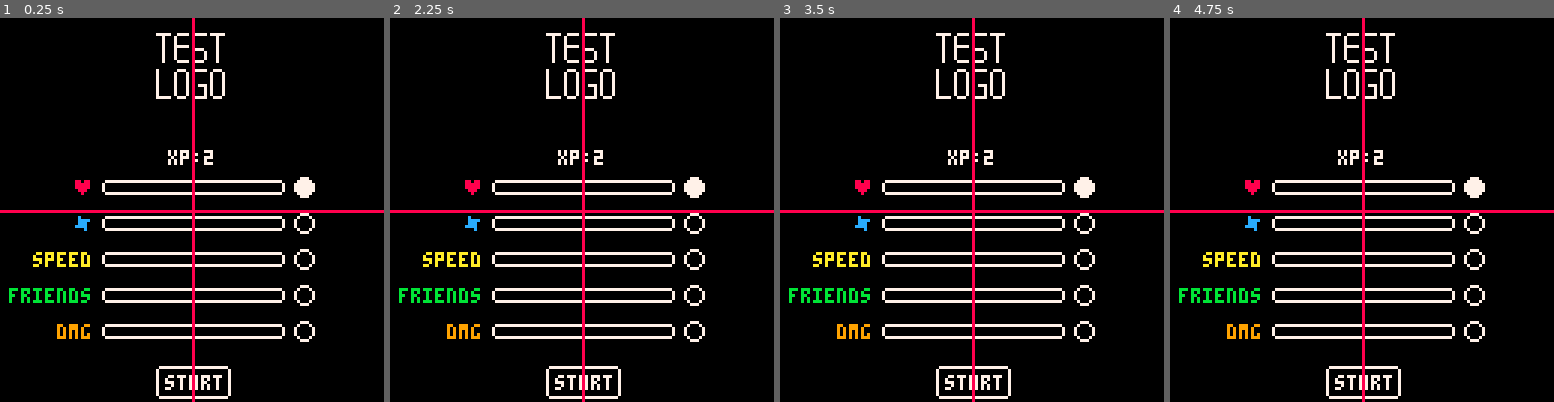
Above: before the commit, frames 1-4 (left to right).
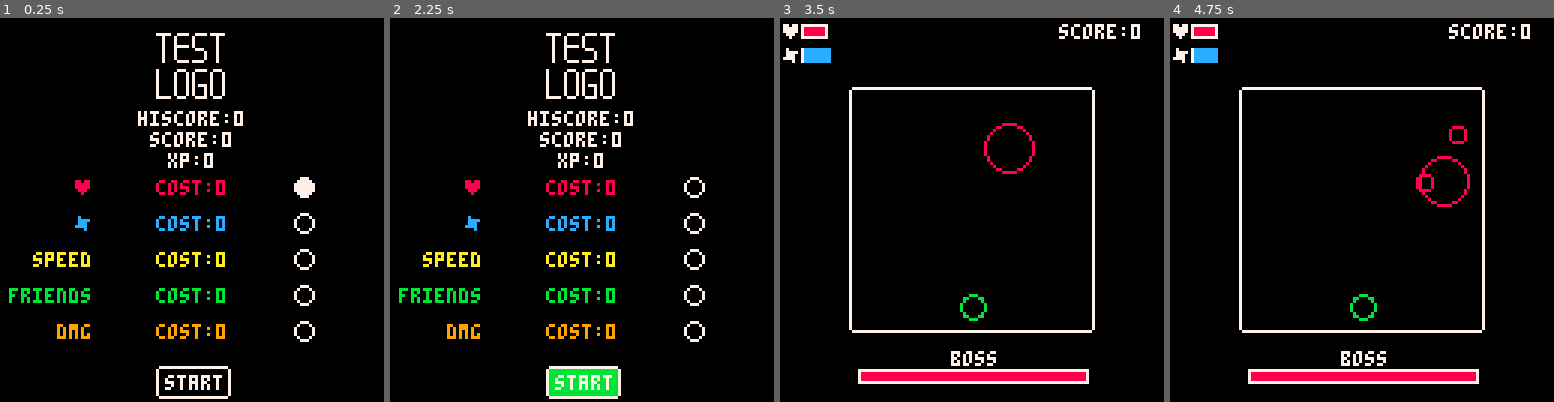
Above: after the commit, the same moments.

Repository: Aethari/Carts
Game: PICO-8 cartridge souls.p8
Two runs of this game, one before a commit and one after it. Both use one fixed random seed, a clock stepped at 60 frames per second and the inputs below.
Inputs:
- Up to frame 1 (0.25 s): no input
- Up to frame 2 (2.25 s): tap X (X key) at 0.33, 1.07, 1.85 s; tap O (Z key) at 0.7, 1.7, 2.1 s; hold Right 1.6-2.1 s; hold Up from 2.15 s (still down)
- Up to frame 3 (3.5 s): release Up at 2.42 s; hold Right 2.47-3.03 s; tap O (Z key) at 2.5, 2.9, 3.3 s; tap X (X key) at 2.97 s; hold Left from 3.08 s (still down)
- Up to frame 4 (4.75 s): release Left at 3.58 s; hold Down 3.63-3.97 s; tap O (Z key) at 3.7, 4.1, 4.5 s; hold Right 4.02-4.68 s; tap X (X key) at 4.08 s; hold Up from 4.73 s (still down)

The runs differ from the first frame. In frame 1, 7.1% of the frame differs, in the area x 0-100%, y 0-100%; in frame 2, 8.1%; in frame 3, 14%; in frame 4, 14%.

Commit message:
souls.p8: Added saving/loading + xp system

Diff:
--- a/souls.p8
+++ b/souls.p8
@@ -6,21 +6,11 @@
 
 --[[
 todo:
-- add a timer (5s countdown?)
-  before anything can update
-  in the _update function
-- find a way to telegraph which
-  attack will be used (draw in
-  gray several frames before
-  turning red)?
 - make a "quit run" menu item
   which takes the player back
   to the main menu
 - add a screen shake when the
   player is hit
-- make the player's inv bar
-  (when they get hit) go
-  backwards instead of forwards
 
 other notes:
 - for boss damage, just check
@@ -32,6 +22,13 @@
   regain health
 - remove the corners on the
   bars?
+- find a way to telegraph which
+  attack will be used (draw in
+  gray several frames before
+  turning red)?
+- make the player's inv bar
+  (when they get hit) go
+  backwards instead of forwards
 ]]
 
 -- general functions
@@ -47,6 +44,80 @@
 -- between l and h
 function randr(l,h)
 	return flr(rnd(h-l))+l
+end
+
+-- saving/loading
+function save()
+	dset(0,p.hiscore)
+	dset(1,p.xp)
+
+	dset(2,p.maxspeed)
+	dset(3,p.mhp)
+	dset(4,p.mst)
+	dset(5,p.fc)
+	dset(6,p.dmg)
+
+	dset(7,p.hpcost)
+	dset(8,p.stcost)
+	dset(9,p.spdcost)
+	dset(10,p.fccost)
+	dset(11,p.dmgcost)
+end
+
+function load()
+	p.hiscore = dget(0)
+	p.xp = dget(1)
+
+	p.maxspeed = dget(2)
+	p.mhp = dget(3)
+	p.mst = dget(4)
+	p.fc = dget(5)
+	p.dmg = dget(6)
+
+	p.hpcost = dget(7)
+	p.stcost = dget(8)
+	p.spdcost = dget(9)
+	p.fccost = dget(10)
+	p.dmgcost = dget(11)
+end
+
+-- formats all save data
+function format()
+	for i = 0, 63 do
+		-- costs
+		if i >= 7 and i <= 11 then
+			dset(i,2)
+		else
+			dset(i,0)
+		end
+	end
+	dset(1,2)
+	dset(2,.8)
+	dset(3,15)
+	dset(4,10)
+	dset(5,3)
+	dset(6,3)
+
+	load()
+
+	m.u = true
+	m.d = true
+end
+
+-- go back to the menu
+function quit()
+	p.score -= 25
+
+	if p.score > p.hiscore then
+		p.hiscore = p.score
+	end
+
+	p.xp += p.score/2
+
+	save()
+
+	m.u = true
+	m.d = true
 end
 
 -- instance management
@@ -143,6 +214,8 @@
 	dx = 0,
 	dy = 0,
 
+	hiscore = 0,
+	score = 0,
 	xp = 2,
 
 	col = 11,
@@ -164,12 +237,20 @@
 	-- friend count
 	fc = 3,
 
-	dmg = 5
+	dmg = 3,
+
+	-- costs to level up stats
+	hpcost = 2,
+	stcost = 2,
+	spdcost = 2,
+	fccost = 2,
+	dmgcost = 2
 }
 
 -- when the player is hit
 function p.hit()
 	p.hp -= 1
+	p.score -= 2
 
 	-- provide 2 seconds of
 	-- invincibility
@@ -192,6 +273,18 @@
 end
 
 function p.death()
+	p.score -= 25
+
+	if p.score > p.hiscore then
+		p.hiscore = p.score
+	end
+
+	p.xp += p.score/2
+
+	save()
+
+	m.u = true
+	m.d = true
 end
 
 function p.draw()
@@ -347,6 +440,18 @@
 }
 
 function b.death()
+	p.score += 100
+
+	if p.score > p.hiscore then
+		p.score = p.hiscore
+	end
+
+	p.xp += p.score/2
+
+	save()
+
+	m.u = true
+	m.d = true
 end
 
 function b.draw()
@@ -406,7 +511,7 @@
 			b.atk = false
 			b.atktimer = 0
 		elseif rand < .5 then
-			b.timermax = 64
+			b.timermax = 72
 
 			b.atkpos = randr(
 				p.y-16,
@@ -419,7 +524,7 @@
 			b.atk = false
 			b.atktimer = 0
 		elseif rand < .7 then
-			b.timermax = 64
+			b.timermax = 72
 
 			b.atkpos = randr(
 				p.y-16,
@@ -437,7 +542,7 @@
 			b.atk = false
 			b.atktimer = 0
 		elseif rand < .9 then
-			b.timermax = 64
+			b.timermax = 72
 			local cnt = randr(2,4)
 
 			lasers = {}
@@ -455,7 +560,7 @@
 			b.atk = false
 			b.atktimer = 0
 		elseif rand < 1 then
-			b.timermax = 64
+			b.timermax = 72
 
 			local cnt = randr(1,3)
 
@@ -537,6 +642,7 @@
 					b.col = 5
 					b.invtimer = 0
 					b.runinvtimer = true
+					p.score += 4
 					break
 				end
 				if hit then break end
@@ -563,23 +669,54 @@
 	if btnp(2) then
 		if m.pos > 1 then
 			m.pos -= 1
+		else
+			m.pos = m.itemcount
 		end
 	elseif btnp(3) then
 		if m.pos < m.itemcount then
 			m.pos += 1
+		else
+			m.pos = 1
 		end
 	end
 
 	-- select
 	if btnp(4) or btnp(5) then
 		if m.pos == 1 then
+			if p.xp >= p.hpcost then
+				p.mhp += 1
+				p.xp -= p.hpcost
+				p.hpcost *= 1.5
+			end
 		elseif m.pos == 2 then
+			if p.xp >= p.stcost then
+				p.mst += 1
+				p.xp -= p.stcost
+				p.stcost *= 1.5
+			end
 		elseif m.pos == 3 then
+			if p.xp >= p.spdcost then
+				p.maxspeed += .05
+				p.xp -= p.spdcost
+				p.spdcost *= 1.5
+			end
 		elseif m.pos == 4 then
+			if p.xp >= p.fccost then
+				p.fc += 1
+				p.xp -= p.fccost
+				p.fccost *= 1.5
+			end
 		elseif m.pos == 5 then
+			if p.xp >= p.dmgcost then
+				p.dmg += 1
+				p.xp -= p.dmgcost
+				p.dmgcost *= 1.5
+			end
 		elseif
 			m.pos == m.itemcount
 		then
+			p.hp = p.mhp
+			p.score = 0
 			m.u = false
 			m.d = false
 		end
@@ -592,49 +729,42 @@
 	-- logo
 	spr(77,52,5,3,3)
 
+	-- hiscore display
+	local out = "hiscore:"..p.hiscore
+	?out,64-#out*2,31,7
+
+	-- score display
+	out = "score:"..p.score
+	?out,64-#out*2,38,7
+
 	-- xp display
-	local out = "xp:"..p.xp
-	?out,64-#out*2,44,7
+	out = "xp:"..p.xp
+	?out,64-#out*2,45,7
 
 	-- health option
 	?"♥",24,54,8
-	rect(34,54,94,58,7)
-	pset(34,54,0)
-	pset(34,58,0)
-	pset(94,54,0)
-	pset(94,58,0)
+	local out = "cost:"..p.hpcost
+	?out,64-#out*2,54,8
 
 	-- mana option
 	?"✽",24,66,12
-	rect(34,66,94,70,7)
-	pset(34,66,0)
-	pset(34,70,0)
-	pset(94,66,0)
-	pset(94,70,0)
+	out = "cost:"..p.stcost
+	?out,64-#out*2,66,12
 
 	-- speed option
 	?"speed",11,78,10
-	rect(34,78,94,82,7)
-	pset(34,78,0)
-	pset(34,82,0)
-	pset(94,78,0)
-	pset(94,82,0)
+	out = "cost:"..p.spdcost
+	?out,64-#out*2,78,10
 
 	-- friends option
 	?"friends",3,90,11
-	rect(34,90,94,94,7)
-	pset(34,90,0)
-	pset(34,94,0)
-	pset(94,90,0)
-	pset(94,94,0)
+	out = "cost:"..p.fccost
+	?out,64-#out*2,90,11
 
 	-- damage option
 	?"dmg",19,102,9
-	rect(34,102,94,106,7)
-	pset(34,102,0)
-	pset(34,106,0)
-	pset(94,102,0)
-	pset(94,106,0)
+	out = "cost:"..p.dmgcost
+	?out,64-#out*2,102,9
 
 	-- empty dot after lvl option
 	spr(76,98,53)
@@ -668,13 +798,23 @@
 	pset(76,116,0)
 	pset(76,126,0)
 
+	--[[
+	debug - center x and y
 	line(64,0,64,128,8)
 	line(0,64,128,64,8)
+	]]
 end
 
 -->8
 -- pico functions
 function _init()
+	cartdata("aethari_souls_0_0")
+
+	load()
+
+	menuitem(2,"quit",quit)
+	menuitem(3,"delete save",format)
+
 	music(00)
 end
 
@@ -712,6 +852,13 @@
 
 function drawgame()
 	cls(0)
+
+	-- this is here to avoid
+	-- visual bugs which appeared
+	-- in the update loop
+	if p.score <= 0 then
+		p.score = 0
+	end
 
 	map(0,0,0,0,17,17)
 
@@ -789,19 +936,23 @@
 		7
 	)
 
-	-- draw health
+	-- health
 	?"♥",0,2,7
 	if p.hp > 0 then
 		rectfill(8,2,p.hp+8,6,8)
 	end
 	rect(7,2,p.mhp+9,6,7)
 
-	-- draw stamina
+	-- stamina
 	?"✽",0,10,7
 	if p.st > 0 then
 		rectfill(7,10,p.st+7,14,12)
 	end
 	rect(7,10,p.mst+7,14,7)
+
+	-- score
+	local out = "score:"..p.score
+	?out,128-#out*5,2
 end
 
 function _update60()
